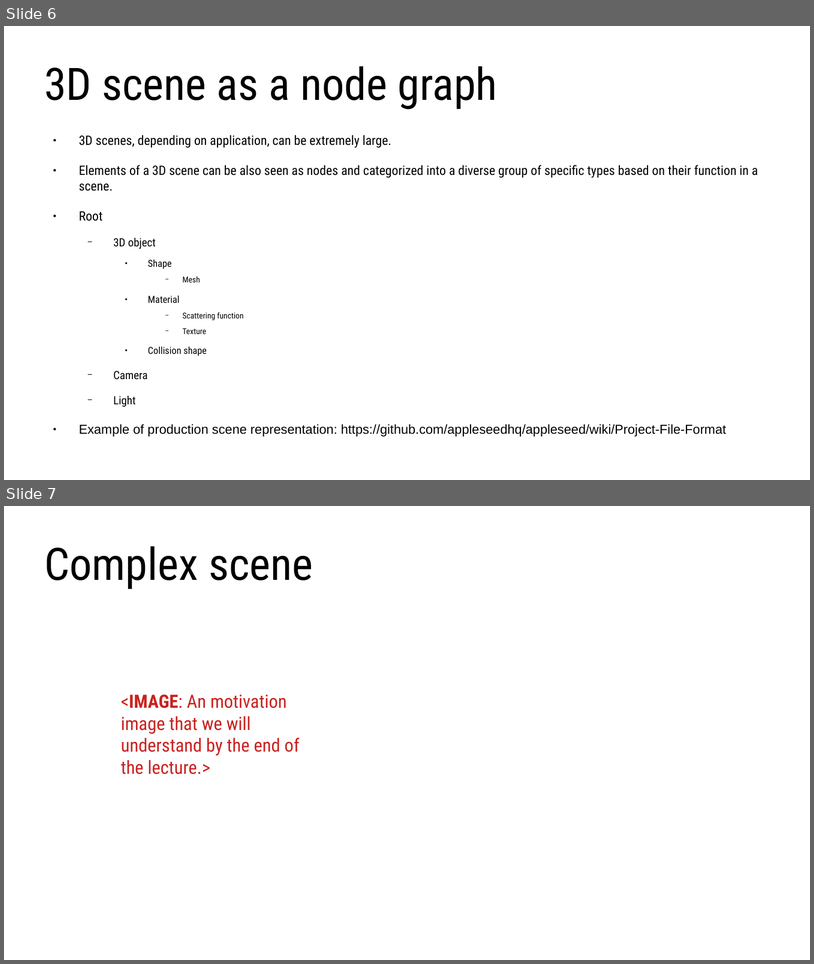
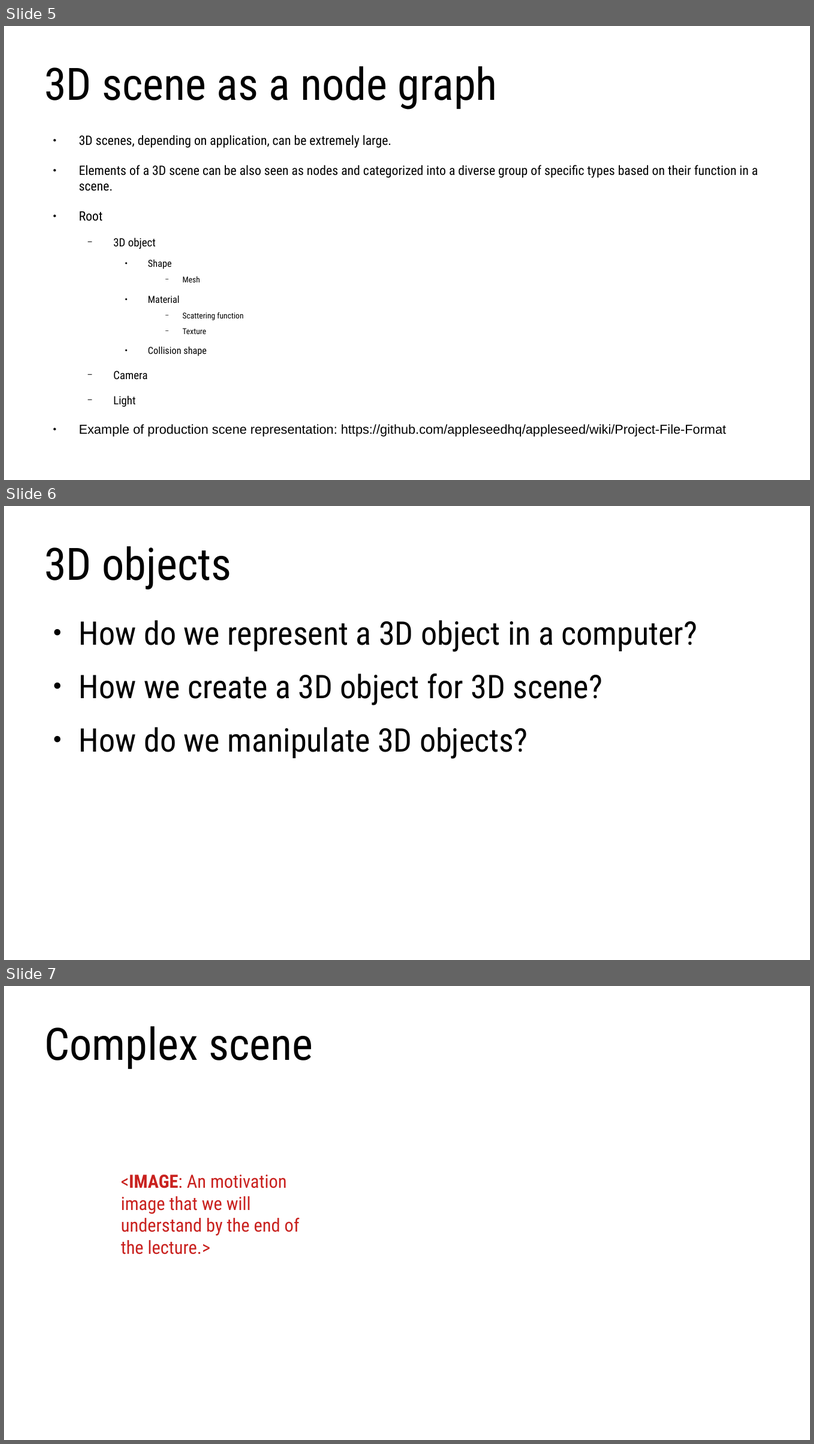
Before and after one commit to lorentzo/IntroductionToComputerGraphics, a slide deck: lectures/3_foundations_3d_scene/3_1_introduction_3d_scene.odp. Shown one above the other, each under a label of ours: slides 6 and 7 before the commit, slides 5, 6 and 7 after it. The pictures are 814x964 and 814x1444 pixels, drawn with LibreOffice and Linux fonts; fonts in the diff are those of the drawing. Boxes give left, top, right and bottom in pixels: in the first picture for what was removed or moved away, otherwise in the second. Text is boxed around its words. In the diff, an @@ line names an element or a change of style, - is before the commit and + after.

Commit message:
3d scene

```diff
--- a/lectures/3_foundations_3d_scene/3_1_introduction_3d_scene.odp
+++ b/lectures/3_foundations_3d_scene/3_1_introduction_3d_scene.odp
@@ slide 6 added at (x1=4, y1=506, x2=810, y2=960), background #FFFFFF @@
@@ title added at (x1=44, y1=546, x2=231, y2=589), 44 pt, text #000000 @@
+3D objects
@@ text added at (x1=79, y1=620, x2=698, y2=759), 32 pt, text #000000 @@
+● How do we represent a 3D object in a computer?
+● How we create a 3D object for 3D scene?
+● How do we manipulate 3D objects?
@@ what was slide 6 is now slide 5 @@
```
Also in this commit, not shown: 1 slide changed, 1 slide removed, 4 other files.
